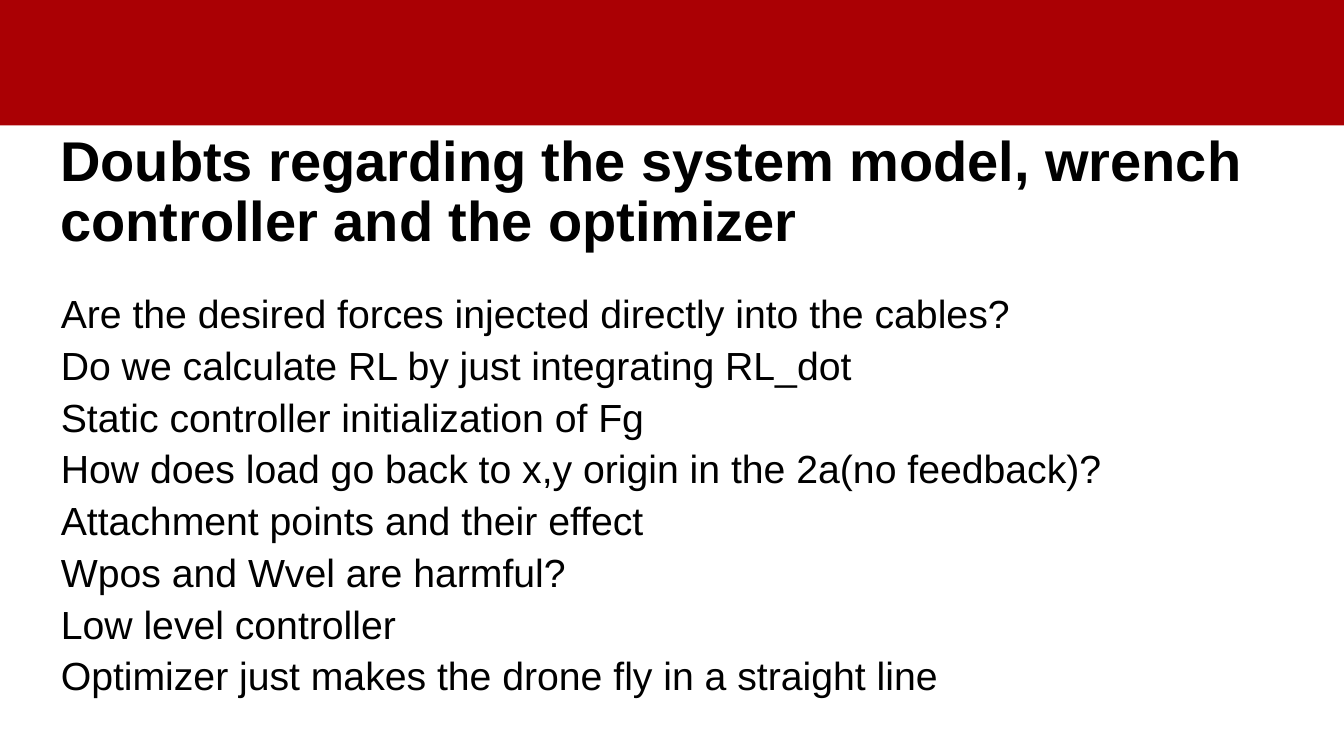
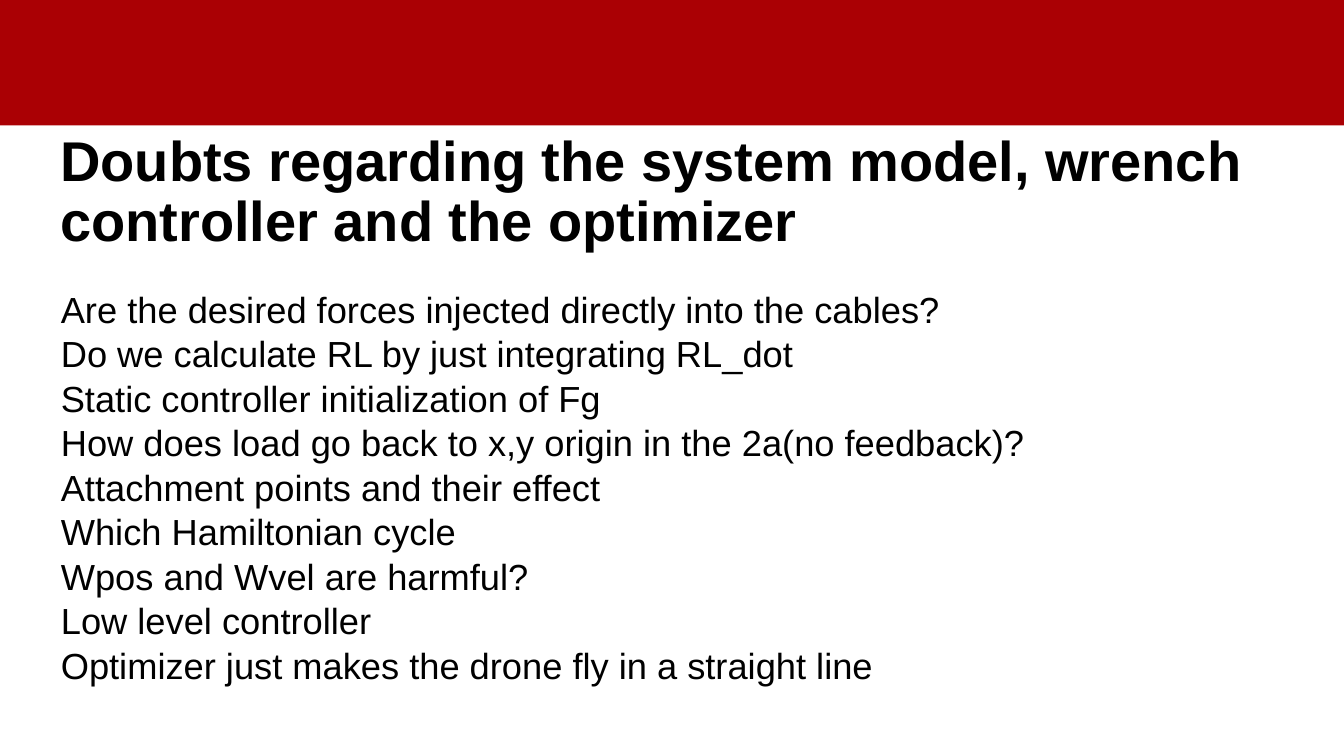
Before and after one commit to amedhisham/FixedWingsCoopTransportation, a slide deck: slide 8 of documentation/Meeting 3.pptx (slide 7 before the commit). Drawn at 1344x756 pixels with LibreOffice and Linux fonts; fonts in the diff are those of the drawing; background and template pictures are left out. Boxes give left, top, right and bottom in pixels: in the first picture for what was removed or moved away, otherwise in the second. Text is boxed around its words. In the diff, an @@ line names an element or a change of style, - is before the commit and + after.

```diff
--- a/documentation/Meeting 3.pptx
+++ b/documentation/Meeting 3.pptx
@@ text at <box>61,296,1024,685</box>: size 28 to 25.9 pt; line spacing 0.8 to 0.7 @@
@@ text at <box>61,518,456,552</box>: paragraph added @@
+Which Hamiltonian cycle
```
Also in this commit, not shown: 3 other slides changed, 1 slide added, 5 other files.
